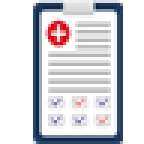
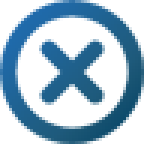
Layered file, before and after one edit (144 x 144). Changes by layer:
added layer "Layer 20" above "Layer 19" over box(0, 0, 144, 144)
hid "Layer 1" over box(33, 0, 123, 144)
